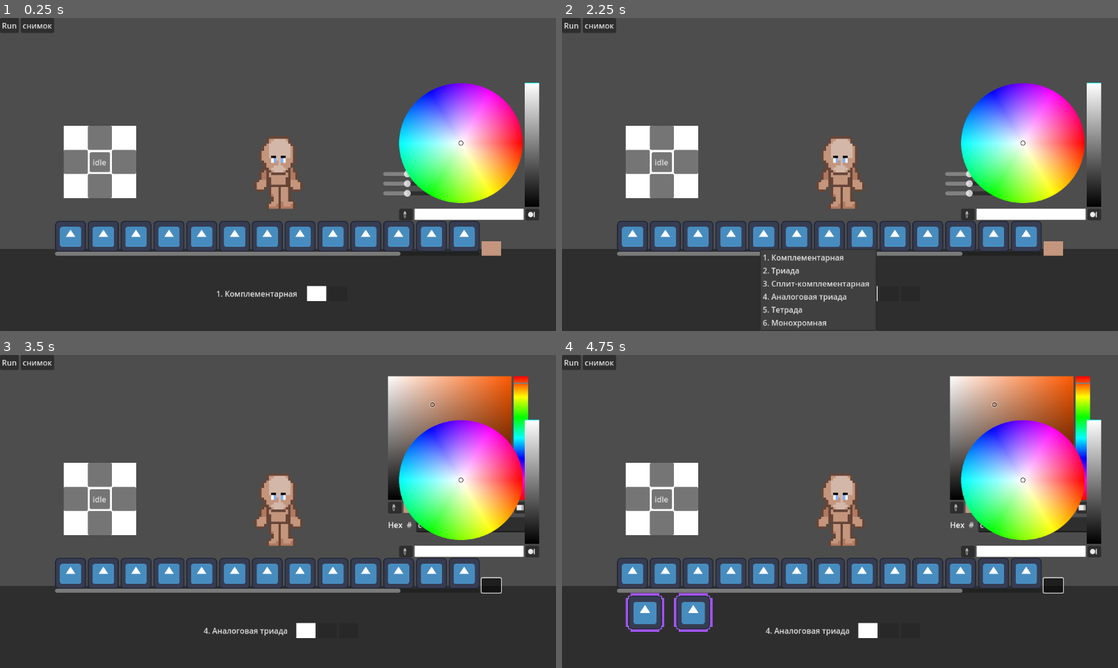
Above: before the commit, frames 1-4 (two rows, left to right).
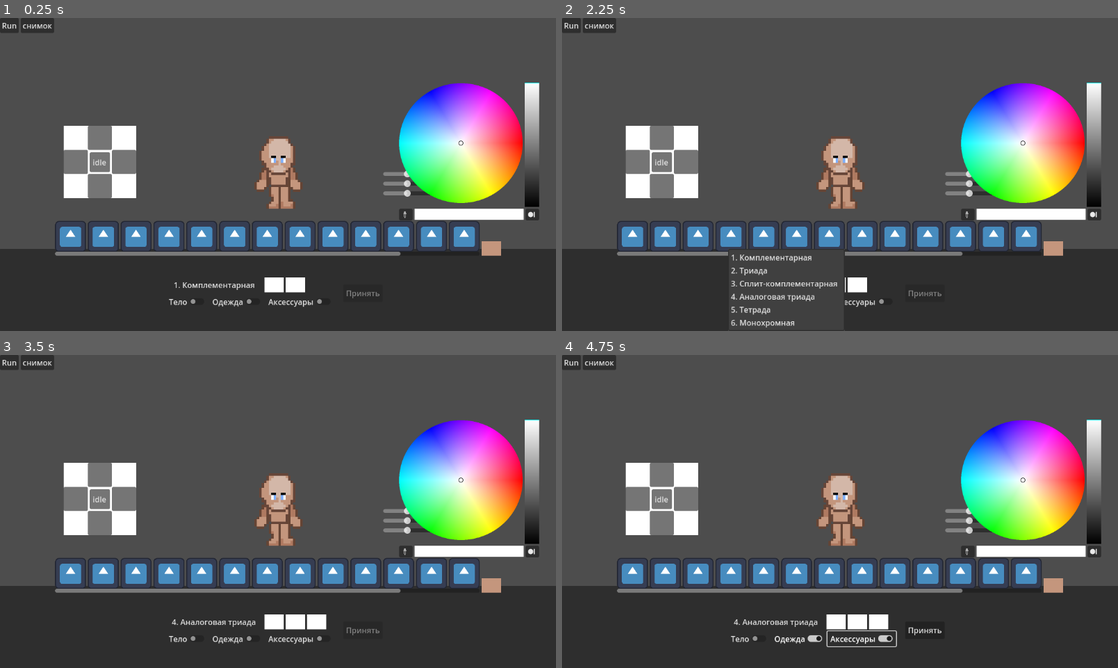
Above: after the commit, the same moments.

Repository: p1petto/CharacterMakerNew
Game: Godot game, scene res://Scenes/maker.tscn
Same seed, same stepped clock (60 frames per second), same inputs: the game is played once before the commit and once after it. The engine's default icon, where the game draws it, is replaced by a stand-in: a white triangle on a blue panel in a dark square.
Inputs (mouse positions are in pixels of both pictures, inside the frame that each line leads up to; where the layout moved, square brackets give the same spot in the first picture):
- Up to frame 1 (0.25 s): no input
- Up to frame 2 (2.25 s): click "1. Комплементарная" at 0.5 s; click (878, 293) at 1.27 s; click "4. Аналоговая триада" (after the commit: "1. Комплементарная") at 2 s
- Up to frame 3 (3.5 s): click (189, 639) [489, 586] at 2.75 s
- Up to frame 4 (4.75 s): click (801, 639) [1051, 586] at 3.5 s; click (862, 639) [1051, 586] at 4.25 s

The runs differ from the first frame. In frame 1, 1.1% of the frame differs, in the area x 30-69%, y 82-93%; in frame 2, 1.6%; in frame 3, 6.8%; in frame 4, 8.5%, in the area x 11-95%, y 6-94%.

Commit message:
added: изменение цветовой схемы, изменение цвета квадрата в зависимости от цветовой схемы, чекбоксы

Diff:
--- /dev/null
+++ b/Scenes/UI/color_scheme_check_button.tscn
@@ -0,0 +1,8 @@
+[gd_scene load_steps=2 format=3 uid="uid://ce7rp68ov1aw6"]
+
+[ext_resource type="Script" path="res://Scripts/UI/color_scheme_check_button.gd" id="1_3uygm"]
+
+[node name="CheckButton" type="CheckButton"]
+script = ExtResource("1_3uygm")
+
+[connection signal="toggled" from="." to="." method="_on_toggled"]
--- a/Scenes/color_picker_button_container.gd
+++ b/Scenes/color_picker_button_container.gd
@@ -3,6 +3,7 @@
 @onready var catalog = $"../../.."
 @onready var character = $"../../../../../SubViewportContainer/SubViewport/Character"
 @onready var button_scroll_container = $"../ButtonsScrollContainer"
+@onready var color_scheme_controller = $"../../../CatalogContainer/ColorSettings/CenterContainer/ColorSchemeController"
 var color_picker_button_scene = preload("res://Scenes/UI/custom_color_picker_button.tscn")
 
 # Called when the node enters the scene tree for the first time.
@@ -28,6 +29,7 @@
 		character_element.color_picker_button = color_picker_button
 		character_element._connect_color_changed_signal()
 		character_element._connect_color()
+		color_scheme_controller.clothes_buttons.append(color_picker_button)
 	elif child.is_in_group("ClothesTab"):
 		var target_node = child.catalog_items[0].item_class
 		target_node = character.find_child(target_node, true, false)
@@ -36,7 +38,8 @@
 		character_element.color_picker_button = color_picker_button
 		character_element._connect_color_changed_signal()
 		character_element._connect_color()
-		print(child.name)
+		color_scheme_controller.clothes_buttons.append(color_picker_button)
 	else:
 		character_element = character.find_child(child.name, true, false)
 		character_element.color_picker_button = color_picker_button
+		color_scheme_controller.body_buttons.append(color_picker_button)
--- a/Scenes/color_scheme_button.tscn
+++ /dev/null
@@ -1,7 +0,0 @@
-[gd_scene load_steps=2 format=3 uid="uid://c5g25vaej7j3d"]
-
-[ext_resource type="Script" path="res://Scripts/UI/color_scheme_button.gd" id="1_mab5n"]
-
-[node name="ColorSchemeButton" type="Button"]
-custom_minimum_size = Vector2(40, 30)
-script = ExtResource("1_mab5n")
--- /dev/null
+++ b/Scenes/color_scheme_rect.tscn
@@ -0,0 +1,6 @@
+[gd_scene format=3 uid="uid://c5g25vaej7j3d"]
+
+[node name="ColorSchemeRect" type="ColorRect"]
+custom_minimum_size = Vector2(40, 30)
+offset_right = 40.0
+offset_bottom = 30.0
--- a/Scenes/maker.tscn
+++ b/Scenes/maker.tscn
@@ -46,7 +46,8 @@
 [ext_resource type="Resource" uid="uid://bevuxacp5vbpd" path="res://Resources/CatalogItems/Clothes/Clothes/Pants/overall2.tres" id="33_f3a3y"]
 [ext_resource type="Resource" uid="uid://cc2qhrmkmu454" path="res://Resources/CatalogItems/Clothes/Clothes/Pants/overall3.tres" id="34_3iy82"]
 [ext_resource type="Script" path="res://Scripts/UI/color_scheme_controller.gd" id="41_nvgda"]
-[ext_resource type="PackedScene" uid="uid://c5g25vaej7j3d" path="res://Scenes/color_scheme_button.tscn" id="42_sa4c0"]
+[ext_resource type="Script" path="res://Scripts/UI/color_scheme_check_boxes.gd" id="42_7jrcx"]
+[ext_resource type="PackedScene" uid="uid://ce7rp68ov1aw6" path="res://Scenes/UI/color_scheme_check_button.tscn" id="42_axf45"]
 
 [sub_resource type="ViewportTexture" id="ViewportTexture_1urqw"]
 viewport_path = NodePath("SubViewportContainer/SubViewport")
@@ -447,7 +448,10 @@
 [node name="SettingsContainer" type="VBoxContainer" parent="UI/Catalog/CatalogContainer/ColorSettings/CenterContainer/ColorSchemeController"]
 layout_mode = 2
 
-[node name="SchemeMenuButton" type="MenuButton" parent="UI/Catalog/CatalogContainer/ColorSettings/CenterContainer/ColorSchemeController/SettingsContainer"]
+[node name="СolorScheme" type="HBoxContainer" parent="UI/Catalog/CatalogContainer/ColorSettings/CenterContainer/ColorSchemeController/SettingsContainer"]
+layout_mode = 2
+
+[node name="SchemeMenuButton" type="MenuButton" parent="UI/Catalog/CatalogContainer/ColorSettings/CenterContainer/ColorSchemeController/SettingsContainer/СolorScheme"]
 custom_minimum_size = Vector2(200, 30)
 layout_mode = 2
 clip_text = true
@@ -464,11 +468,40 @@
 popup/item_5/text = "6. Монохромная"
 popup/item_5/id = 5
 
-[node name="СolorSchemeButtons" type="HBoxContainer" parent="UI/Catalog/CatalogContainer/ColorSettings/CenterContainer/ColorSchemeController"]
-layout_mode = 2
-
-[node name="ColorSchemeButton" parent="UI/Catalog/CatalogContainer/ColorSettings/CenterContainer/ColorSchemeController/СolorSchemeButtons" instance=ExtResource("42_sa4c0")]
-layout_mode = 2
+[node name="СolorSchemeRects" type="HBoxContainer" parent="UI/Catalog/CatalogContainer/ColorSettings/CenterContainer/ColorSchemeController/SettingsContainer/СolorScheme"]
+layout_mode = 2
+
+[node name="CheckBoxes" type="HBoxContainer" parent="UI/Catalog/CatalogContainer/ColorSettings/CenterContainer/ColorSchemeController/SettingsContainer"]
+layout_mode = 2
+script = ExtResource("42_7jrcx")
+
+[node name="CheckButton" parent="UI/Catalog/CatalogContainer/ColorSettings/CenterContainer/ColorSchemeController/SettingsContainer/CheckBoxes" instance=ExtResource("42_axf45")]
+layout_mode = 2
+text = "Тело"
+clothes_type = "Body"
+
+[node name="CheckButton2" parent="UI/Catalog/CatalogContainer/ColorSettings/CenterContainer/ColorSchemeController/SettingsContainer/CheckBoxes" instance=ExtResource("42_axf45")]
+layout_mode = 2
+text = "Одежда"
+clothes_type = "Clothes"
+
+[node name="CheckButton3" parent="UI/Catalog/CatalogContainer/ColorSettings/CenterContainer/ColorSchemeController/SettingsContainer/CheckBoxes" instance=ExtResource("42_axf45")]
+layout_mode = 2
+text = "Аксессуары"
+clothes_type = "Accessory"
+
+[node name="MarginContainer" type="MarginContainer" parent="UI/Catalog/CatalogContainer/ColorSettings/CenterContainer/ColorSchemeController"]
+layout_mode = 2
+theme_override_constants/margin_left = 15
+theme_override_constants/margin_top = 15
+theme_override_constants/margin_right = 15
+theme_override_constants/margin_bottom = 15
+
+[node name="Accept" type="Button" parent="UI/Catalog/CatalogContainer/ColorSettings/CenterContainer/ColorSchemeController/MarginContainer"]
+custom_minimum_size = Vector2(81.815, 0)
+layout_mode = 2
+disabled = true
+text = "Принять"
 
 [node name="MarginContainer" type="CenterContainer" parent="UI/Catalog"]
 layout_mode = 2
@@ -600,6 +633,7 @@
 script = ExtResource("25_aee7t")
 animation_speed = 5.0
 
+[connection signal="button_up" from="UI/Catalog/CatalogContainer/ColorSettings/CenterContainer/ColorSchemeController/MarginContainer/Accept" to="UI/Catalog/CatalogContainer/ColorSettings/CenterContainer/ColorSchemeController" method="_on_accept_button_up"]
 [connection signal="color_changed" from="UI/ColorSchemeColorPicker" to="UI/Catalog/CatalogContainer/ColorSettings/CenterContainer/ColorSchemeController" method="_on_color_scheme_color_picker_color_changed"]
 [connection signal="button_up" from="UI/DirectionButtons/AnimationButton" to="UI/DirectionButtons/AnimationButton" method="_on_button_up"]
 [connection signal="toggled" from="UI/HBoxContainer/AnimationPlayer" to="AnimationController" method="_on_animation_player_toggled"]
--- a/Scripts/Accessories/Accessorie.gd
+++ b/Scripts/Accessories/Accessorie.gd
@@ -87,7 +87,6 @@
 			z_index = z_left
 
 func move_accesorie_element(val: Vector2) -> void:
-	print("val", val)
 	if cur_down_position.x + val.x >= accessorie.min_x_vertical and cur_down_position.x + val.x <= accessorie.max_x_vertical and cur_down_position.y + val.y >= accessorie.min_y_vertical and cur_down_position.y + val.y <= accessorie.max_y_vertical:
 		cur_down_position = cur_down_position + val
 	if cur_top_position.x + val.x >= accessorie.min_x_vertical and cur_top_position.x + val.x <= accessorie.max_x_vertical and cur_top_position.y + val.y >= accessorie.min_y_vertical and cur_top_position.y + val.y <= accessorie.max_y_vertical:
--- a/Scripts/UI/accessore_panel.gd
+++ b/Scripts/UI/accessore_panel.gd
@@ -3,6 +3,7 @@
 @onready var catallog = $"../Catalog"
 @onready var button_container = $VScrollBar/VBoxContainer
 @onready var position_controller = $"../PositionController"
+@onready var color_scheme_controller = $"../Catalog/CatalogContainer/ColorSettings/CenterContainer/ColorSchemeController"
 
 #@export var accessories: Array[Accessorie]
 @export var accessorie_buttons: Array[AccessorieButton]
@@ -32,6 +33,8 @@
 
 	# Only update the z-index for the newly added element
 	_setup_z_index_for_new_element(button_instance)
+
+	color_scheme_controller.accessory_buttons.append(button_instance)
 
 func _store_button_position(button):
 	# Store the button's position after it has been properly positioned in the container
--- a/Scripts/UI/catalog_list.gd
+++ b/Scripts/UI/catalog_list.gd
@@ -5,7 +5,6 @@
 @onready var grid = $VBoxContainer/ScrollContainer/GridContainer
 @onready var character = $"../../../../SubViewportContainer/SubViewport/Character"
 @onready var accecorie_panel = $"../../../AccessoriePanel"
-
 @export var catalog_items: Array[CatalogItem] = []
 @export var linked_symmetrical_element: CustomTab
 
@@ -28,7 +27,6 @@
 
 func _on_catalog_slot_pressed(slot):
 	var slot_index = slot.get_index()
-	print("Pressed catalog slot index: ", slot_index)
 	var item_class = catalog_items[slot_index].item_class
 	var item_type = catalog_items[slot_index].item_type
 
@@ -132,6 +130,7 @@
 	#button_instance.accessorie = part
 	#accecorie_panel.add_accessorie_button(button_instance)
 	accecorie_panel.add_accessorie_button(part, accessory_instance)
+
 	#added_accessorie.emit()
 
 
--- a/Scripts/UI/color_scheme_button.gd
+++ /dev/null
@@ -1,13 +0,0 @@
-extends Button
-
-class_name ColorSchemeButton
-
-
-# Called when the node enters the scene tree for the first time.
-func _ready() -> void:
-	pass # Replace with function body.
-
-
-# Called every frame. 'delta' is the elapsed time since the previous frame.
-func _process(delta: float) -> void:
-	pass
--- /dev/null
+++ b/Scripts/UI/color_scheme_check_boxes.gd
@@ -0,0 +1,24 @@
+extends HBoxContainer
+
+var check_button_pressed: Array[int] = []
+@onready var accept_button = $"../../MarginContainer/Accept"
+
+func _ready() -> void:
+	for child in get_children():
+		if child is CheckButton:
+			child.connect("button_toggled", Callable(self, "_on_button_toggled"))
+	update_accept_button()
+
+func _on_button_toggled(button: CheckButton, toggled_on: bool) -> void:
+	var index: int = button.get_index()
+
+	if toggled_on:
+		if index not in check_button_pressed:
+			check_button_pressed.append(index)
+	else:
+		check_button_pressed.erase(index)
+
+	update_accept_button()
+
+func update_accept_button() -> void:
+	accept_button.disabled = check_button_pressed.is_empty()
--- /dev/null
+++ b/Scripts/UI/color_scheme_check_button.gd
@@ -0,0 +1,10 @@
+extends CheckButton
+
+@export_enum("Body", "Clothes", "Accessory")
+var clothes_type: String
+
+signal button_toggled(button: CheckButton, toggled_on: bool)
+
+
+func _on_toggled(toggled_on: bool) -> void:
+	button_toggled.emit(self, toggled_on)
--- a/Scripts/UI/color_scheme_controller.gd
+++ b/Scripts/UI/color_scheme_controller.gd
@@ -1,56 +1,157 @@
 extends HBoxContainer
 @onready var settings_container = $SettingsContainer
-@onready var scheme_menu_button = $SettingsContainer/SchemeMenuButton
-@onready var color_scheme_buttons = $"СolorSchemeButtons"
-@onready var start_scheme_button = $"СolorSchemeButtons/ColorSchemeButton"
-var color_scheme_button_scene = "res://Scenes/color_scheme_button.tscn"
+@onready var scheme_menu_button = $"SettingsContainer/СolorScheme/SchemeMenuButton"
+@onready var color_scheme_rects = $"SettingsContainer/СolorScheme/СolorSchemeRects"
+@onready var character = $"../../../../../../SubViewportContainer/SubViewport/Character"
+
+var body_buttons = []
+var clothes_buttons = []
+var accessory_buttons = []
+
+var color_scheme_rect_scene = "res://Scenes/color_scheme_rect.tscn"
 var popup
 var scheme_array = [2, 3, 3, 3, 4, 4]
+var current_scheme_id = 0
+var base_color = Color(1, 1, 1)
+
+
 
 func _ready() -> void:
 	popup = scheme_menu_button.get_popup()
 	popup.id_pressed.connect(on_id_pressed)
+
+	if color_scheme_rects.get_child_count() > 0:
+		set_new_bg_color(color_scheme_rects.get_child(0), base_color)
+
 	if popup.item_count > 0:
-		# Установка текста для первого элемента
-		scheme_menu_button.text = popup.get_item_text(0)
-		# Имитируем нажатие на первый элемент для загрузки начальных кнопок
 		on_id_pressed(0)
 
-	set_new_bg_color(start_scheme_button, Color(1, 1, 1))
+
 
 func on_id_pressed(id):
-	# Обновляем текст кнопки
 	scheme_menu_button.text = popup.get_item_text(id)
+	current_scheme_id = id
 
-	# Очищаем все дочерние элементы из color_scheme_buttons, кроме первого
 	clear_color_scheme_buttons()
 
-	# Создаем новые кнопки в зависимости от значения в scheme_array
 	if id < scheme_array.size():
 		var buttons_count = scheme_array[id]
-		# Добавляем на одну кнопку меньше
-		if buttons_count > 0:
-			add_color_scheme_buttons(buttons_count - 1)
+		add_color_scheme_buttons(buttons_count)
 
-# Функция для очистки всех дочерних элементов из color_scheme_buttons, кроме первого
+	update_colors(base_color)
+
 func clear_color_scheme_buttons():
-	# Пропускаем первый элемент и удаляем остальные
-	for i in range(color_scheme_buttons.get_child_count() - 1, 0, -1):
-		var child = color_scheme_buttons.get_child(i)
-		color_scheme_buttons.remove_child(child)
+	for i in range(color_scheme_rects.get_child_count() - 1, -1, -1):
+		var child = color_scheme_rects.get_child(i)
+		color_scheme_rects.remove_child(child)
 		child.queue_free()
 
-# Функция для добавления нового количества кнопок
 func add_color_scheme_buttons(count: int):
 	for i in range(count):
-		var button_instance = load(color_scheme_button_scene).instantiate()
-		button_instance.disabled = true
-		color_scheme_buttons.add_child(button_instance)
+		var button_instance = load(color_scheme_rect_scene).instantiate()
+		color_scheme_rects.add_child(button_instance)
 
-#func _on_color_scheme_color_picker_color_changed(color: Color) -> void:
-	#pass
-	#
-func set_new_bg_color(button: ColorSchemeButton, color:Color)-> void:
-	var normal_bg_color = StyleBoxFlat.new()
-	normal_bg_color.bg_color = color
-	button.add_theme_stylebox_override("normal", normal_bg_color)
+func set_new_bg_color(rect, color: Color) -> void:
+	rect.color = color
+
+func update_colors(color: Color) -> void:
+	if current_scheme_id >= scheme_array.size():
+		return
+
+	base_color = color
+
+	var colors = get_colors_for_scheme(color)
+
+	for i in range(color_scheme_rects.get_child_count()):
+		if i < colors.size():
+			set_new_bg_color(color_scheme_rects.get_child(i), colors[i])
+
+func get_colors_for_scheme(color: Color) -> Array:
+	var result = [color]
+
+	var additional_colors = []
+	match current_scheme_id:
+		0: # Комплиментарная
+			additional_colors = calculate_complementary(color)
+		1: # Триада
+			additional_colors = calculate_triad(color)
+		2: # Сплит-комплиментарная
+			additional_colors = calculate_split_complementary(color)
+		3: # Аналоговая триада
+			additional_colors = calculate_analogous_triad(color)
+		4: # Тетрада
+			additional_colors = calculate_tetrad(color)
+		5: # Монохромная
+			additional_colors = calculate_monochromatic(color)
+
+	# Добавляем дополнительные цвета к результату
+	result.append_array(additional_colors)
+	return result
+
+# Функции расчёта цветовых схем
+func calculate_complementary(base_color: Color) -> Array:
+	# Комплиментарный цвет находится на противоположной стороне цветового круга (смещение на 180 градусов)
+	var h = fposmod(base_color.h + 0.5, 1.0) # Смещение на 180 градусов в HSV (0.5 = 180/360)
+	return [Color.from_hsv(h, base_color.s, base_color.v)]
+
+func calculate_triad(base_color: Color) -> Array:
+	# Цвета триады находятся на расстоянии 120 градусов друг от друга
+	var h1 = fposmod(base_color.h + 1.0/3, 1.0) # +120 градусов
+	var h2 = fposmod(base_color.h + 2.0/3, 1.0) # +240 градусов
+	return [
+		Color.from_hsv(h1, base_color.s, base_color.v),
+		Color.from_hsv(h2, base_color.s, base_color.v)
+	]
+
+func calculate_split_complementary(base_color: Color) -> Array:
+	# Сплит-комплиментарная схема: цвет напротив основного с отклонением на 30 градусов в обе стороны
+	var h_complement = fposmod(base_color.h + 0.5, 1.0) # Противоположный цвет
+	var h1 = fposmod(h_complement - 1.0/12, 1.0) # -30 градусов
+	var h2 = fposmod(h_complement + 1.0/12, 1.0) # +30 градусов
+	return [
+		Color.from_hsv(h1, base_color.s, base_color.v),
+		Color.from_hsv(h2, base_color.s, base_color.v)
+	]
+
+func calculate_analogous_triad(base_color: Color) -> Array:
+	# Аналоговая триада: соседние цвета на цветовом круге (±30 градусов)
+	var h1 = fposmod(base_color.h - 1.0/12, 1.0) # -30 градусов
+	var h2 = fposmod(base_color.h + 1.0/12, 1.0) # +30 градусов
+	return [
+		Color.from_hsv(h1, base_color.s, base_color.v),
+		Color.from_hsv(h2, base_color.s, base_color.v)
+	]
+
+func calculate_tetrad(base_color: Color) -> Array:
+	# Тетрада: цвета на расстоянии 90 градусов друг от друга
+	var h1 = fposmod(base_color.h + 1.0/4, 1.0) # +90 градусов
+	var h2 = fposmod(base_color.h + 2.0/4, 1.0) # +180 градусов
+	var h3 = fposmod(base_color.h + 3.0/4, 1.0) # +270 градусов
+	return [
+		Color.from_hsv(h1, base_color.s, base_color.v),
+		Color.from_hsv(h2, base_color.s, base_color.v),
+		Color.from_hsv(h3, base_color.s, base_color.v)
+	]
+
+func calculate_monochromatic(base_color: Color) -> Array:
+	# Монохромная схема: тот же оттенок, но разная насыщенность и яркость
+	var s1 = max(base_color.s - 0.3, 0.0)
+	var v1 = min(base_color.v + 0.1, 1.0)
+
+	var s2 = min(base_color.s + 0.2, 1.0)
+	var v2 = max(base_color.v - 0.2, 0.0)
+
+	var s3 = max(base_color.s - 0.1, 0.0)
+	var v3 = max(base_color.v - 0.3, 0.0)
+
+	return [
+		Color.from_hsv(base_color.h, s1, v1),
+		Color.from_hsv(base_color.h, s2, v2),
+		Color.from_hsv(base_color.h, s3, v3)
+	]
+
+func _on_color_scheme_color_picker_color_changed(color: Color) -> void:
+	update_colors(color)
+
+func _on_accept_button_up() -> void:
+	pass # Replace with function body.
--- a/Scripts/clothes.gd
+++ b/Scripts/clothes.gd
@@ -48,7 +48,7 @@
 func set_start_color() -> void:
 	_on_color_changed(start_color)
 	color_picker_button.color_picker.color = start_color
-	print(start_color)
+
 
 func _on_color_changed(new_color: Color) -> void:
 	cur_color = new_color
--- a/Scripts/dynamic_clothes.gd
+++ b/Scripts/dynamic_clothes.gd
@@ -27,7 +27,6 @@
 func set_start_color() -> void:
 	_on_color_changed(start_color)
 	color_picker_button.color_picker.color = start_color
-	print(start_color)
 
 func _on_color_changed(new_color: Color) -> void:
 	cur_color = new_color
Not shown: 1 places in Scenes/maker.tscn that only renumber resources
